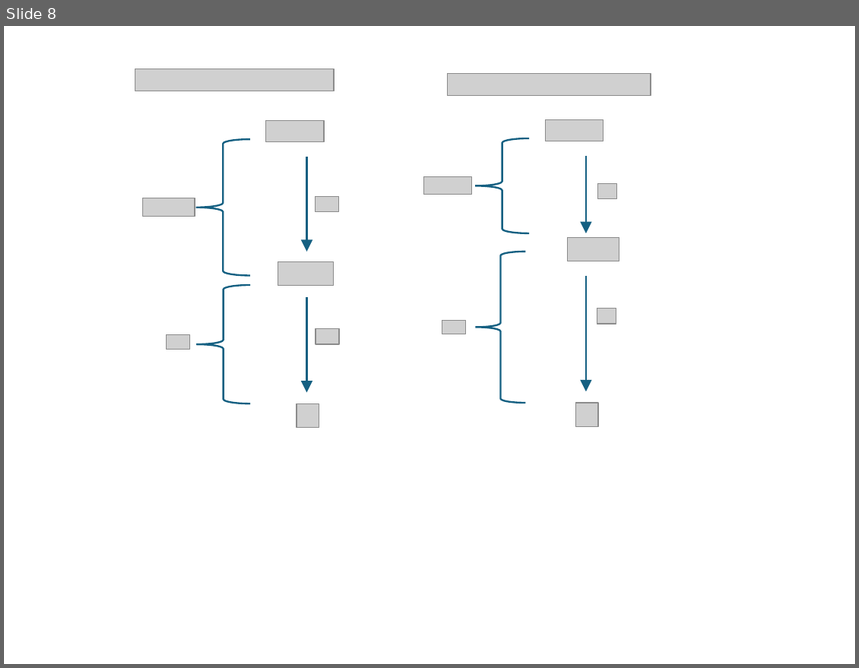
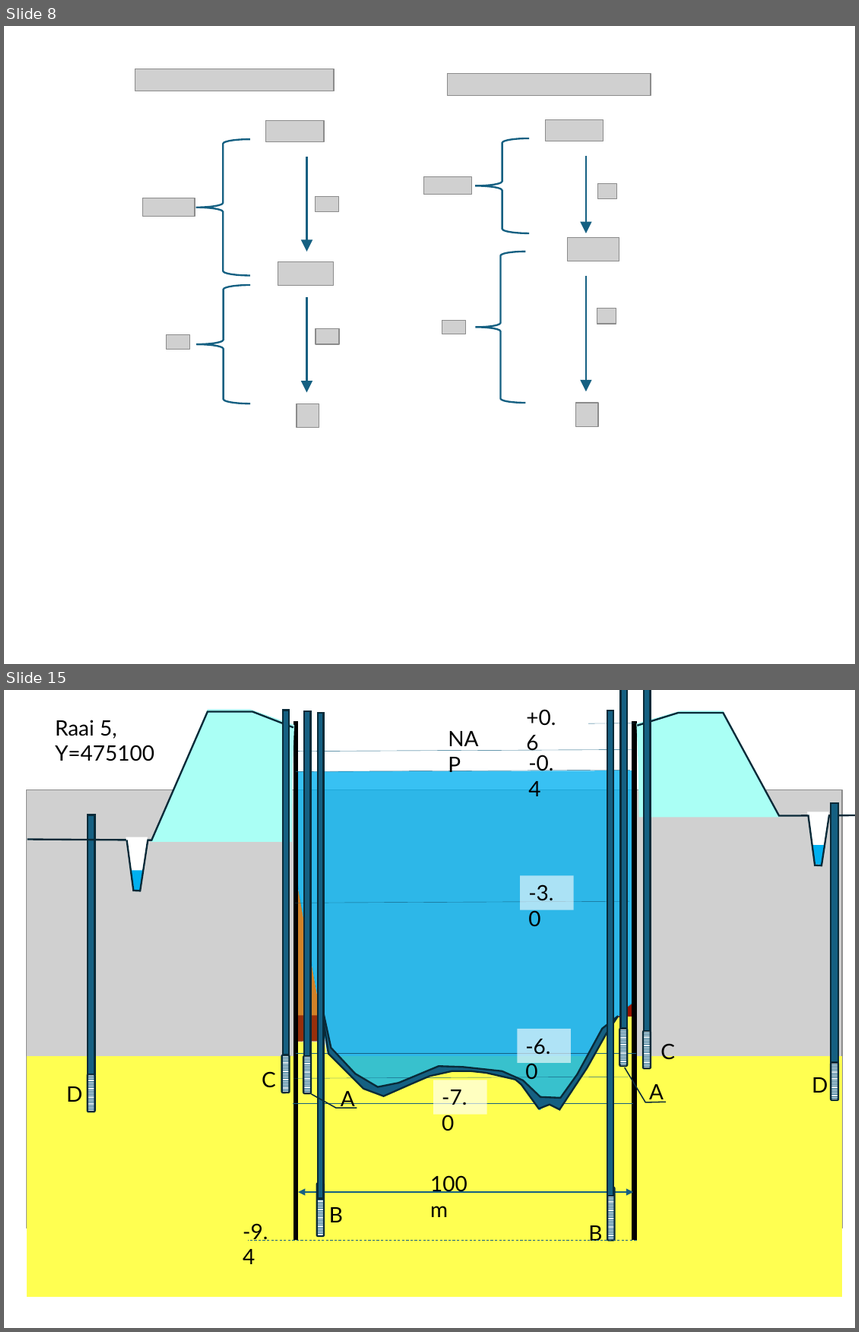
Before and after one commit to Olsthoorn/mf6lab, a slide deck: Projects/ARK_RWS/images/Plaatjes_RWS_ARK.pptx. Shown one above the other, each under a label of ours: slide 8 before the commit, slides 8 and 15 after it; the slides between them are not shown. The pictures are 859x668 and 859x1332 pixels, drawn with LibreOffice and Linux fonts; fonts in the diff are those of the drawing; grey boxes stand for pictures. Boxes give left, top, right and bottom in pixels: in the first picture for what was removed or moved away, otherwise in the second. Text is boxed around its words. In the diff, an @@ line names an element or a change of style, - is before the commit and + after.

```diff
--- a/Projects/ARK_RWS/images/Plaatjes_RWS_ARK.pptx
+++ b/Projects/ARK_RWS/images/Plaatjes_RWS_ARK.pptx
@@ slide 15 added at <box>4,690,855,1328</box>, background #FFFFFF @@
@@ group added at <box>27,690,855,1298</box>: 19 freeform shapes, 14 texts, 12 rectangles, 10 lines, 8 rounded rectangles, 1 picture, 1 double arrow @@
+Raai 5, Y=475100
+NAP
+-0.4
+-3.0
+-6.0
+-7.0
+-9.4
++0.6
+100 m
+C
+D
+B
+B
+C
+D
+A
+A
```
Also in this commit, not shown: 6 other slides added, 10 other files.
